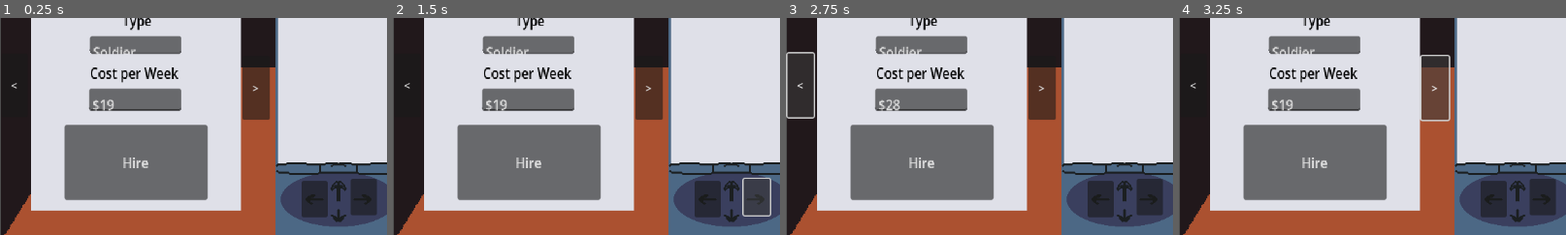
Above: before the commit, frames 1-4 (left to right).
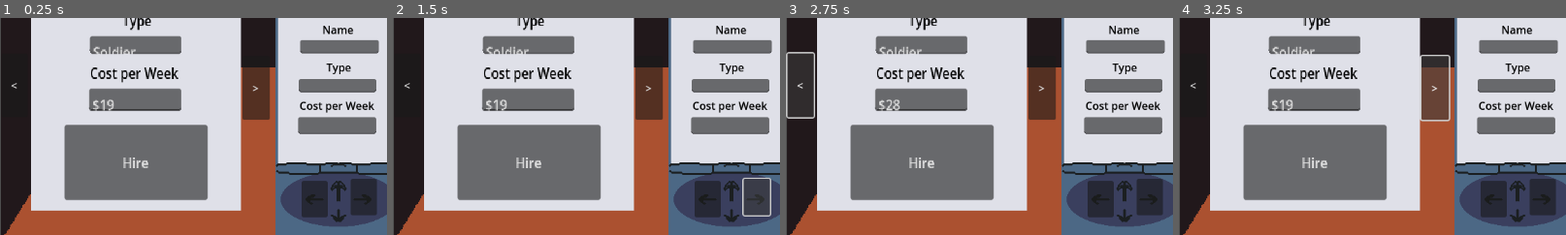
Above: after the commit, the same moments.

Repository: deruitda/ludum-dare-58
Game: Godot game, scene res://main.tscn
Two runs of this game, one before a commit and one after it. Both use one fixed random seed, a clock stepped at 60 frames per second and the inputs below.
Inputs (mouse positions are % of the whole screen's width and height, from its top left):
- Up to frame 1 (0.25 s): no input
- Up to frame 2 (1.5 s): click (41, 90) at 0.5 s; click (47, 90) at 1.25 s
- Up to frame 3 (2.75 s): click "<" at 2 s
- Up to frame 4 (3.25 s): click ">" at 2.75 s
The pictures show only the part of the screen within x 1-50%, y 48-98%; the shares and areas given below are measured in that part.

The runs differ from the first frame. In frame 1, 4.9% of the frame differs, in the area x 76-98%, y 3-54%; in frame 2, 4.9%; in frame 3, 4.9%; in frame 4, 4.9%.
Error after the commit: Out of bounds get index '-1' (on base: 'Array[Worker]') (res://desk/phone.gd:47)

Commit message:
hiring workers

Diff:
--- a/desk/phone.gd
+++ b/desk/phone.gd
@@ -1,4 +1,57 @@
 extends Sprite2D
 class_name Phone
 
-@export var worker_manager: WorkerManager
+@onready var worker_manager: WorkerManager
+
+@export var worker_screen: Control
+@export var no_worker_screen: Control
+
+@export var name_value: TextEdit
+@export var type_value: TextEdit
+@export var cost_value: TextEdit
+
+@onready var current_index: int = 0
+
+@onready var initialized: bool = false
+
+func set_worker_manager(wm: WorkerManager) -> void:
+	worker_manager = wm
+	if worker_manager.get_number_of_workers() > 0:
+		show_worker(worker_manager.get_workers()[0])
+		initialized = true
+
+	worker_manager.worker_hired.connect(on_worker_hired)
+
+
+func on_worker_hired(worker: Worker):
+	if initialized == false:
+		show_worker(worker_manager.get_workers()[0])
+		initialized = true
+
+func set_has_workers():
+	worker_screen.visible = true
+	no_worker_screen.visible = false
+
+func show_worker(worker: Worker):
+	set_has_workers()
+	name_value.text = worker.worker_name
+	type_value.text = worker.worker_type.type
+	cost_value.text = "$" + str(worker.cost_per_week)
+
+func _on_left_pressed() -> void:
+	var number_of_workers = worker_manager.get_number_of_workers()
+	if current_index == 0:
+		current_index = number_of_workers - 1
+	else:
+		current_index = current_index - 1
+	show_worker(worker_manager.get_workers()[current_index])
+
+
+
+func _on_right_pressed() -> void:
+	var number_of_workers = worker_manager.get_number_of_workers()
+	if current_index == number_of_workers - 1:
+		current_index = 0
+	else:
+		current_index = current_index + 1
+	show_worker(worker_manager.get_workers()[current_index])
--- a/desk/phone.tscn
+++ b/desk/phone.tscn
@@ -1,11 +1,17 @@
-[gd_scene load_steps=3 format=3 uid="uid://cg62p43atjvcx"]
+[gd_scene load_steps=4 format=3 uid="uid://cg62p43atjvcx"]
 
 [ext_resource type="Texture2D" uid="uid://dv1noa142snri" path="res://assets/proto/phone.png" id="1_l1i1x"]
 [ext_resource type="Script" uid="uid://ltygev2lcgig" path="res://desk/phone.gd" id="2_4jse3"]
+[ext_resource type="LabelSettings" uid="uid://djkpwc0lasqli" path="res://desk/Resumes/resume_label.tres" id="3_fo3w8"]
 
-[node name="Phone" type="Sprite2D"]
+[node name="Phone" type="Sprite2D" node_paths=PackedStringArray("worker_screen", "no_worker_screen", "name_value", "type_value", "cost_value")]
 texture = ExtResource("1_l1i1x")
 script = ExtResource("2_4jse3")
+worker_screen = NodePath("WorkerScreen")
+no_worker_screen = NodePath("NoWorkers")
+name_value = NodePath("WorkerScreen/NameValue")
+type_value = NodePath("WorkerScreen/TypeValue")
+cost_value = NodePath("WorkerScreen/CostValue")
 
 [node name="LeftButton" type="Button" parent="."]
 offset_left = -55.0
@@ -18,3 +24,80 @@
 offset_top = 88.0
 offset_right = 57.0
 offset_bottom = 142.0
+
+[node name="WorkerScreen" type="Control" parent="."]
+layout_mode = 3
+anchors_preset = 0
+offset_left = -91.0
+offset_top = -169.0
+offset_right = 93.0
+offset_bottom = 61.0
+
+[node name="NameLabel" type="Label" parent="WorkerScreen"]
+layout_mode = 0
+offset_left = 66.53846
+offset_top = 23.000006
+offset_right = 113.53846
+offset_bottom = 46.000008
+text = "Name"
+label_settings = ExtResource("3_fo3w8")
+horizontal_alignment = 1
+
+[node name="NameValue" type="TextEdit" parent="WorkerScreen"]
+layout_mode = 0
+offset_left = 34.384613
+offset_top = 49.6988
+offset_right = 151.15387
+offset_bottom = 69.72289
+
+[node name="TypeLabel" type="Label" parent="WorkerScreen"]
+layout_mode = 0
+offset_left = 68.23077
+offset_top = 78.62249
+offset_right = 115.23077
+offset_bottom = 101.62249
+text = "Type"
+label_settings = ExtResource("3_fo3w8")
+horizontal_alignment = 1
+
+[node name="TypeValue" type="TextEdit" parent="WorkerScreen"]
+layout_mode = 0
+offset_left = 31.846153
+offset_top = 107.54619
+offset_right = 146.9231
+offset_bottom = 127.5703
+
+[node name="CostLabel" type="Label" parent="WorkerScreen"]
+layout_mode = 0
+offset_left = 32.6923
+offset_top = 136.46988
+offset_right = 144.69229
+offset_bottom = 159.46988
+text = "Cost per Week"
+label_settings = ExtResource("3_fo3w8")
+
+[node name="CostValue" type="TextEdit" parent="WorkerScreen"]
+layout_mode = 0
+offset_left = 31.0
+offset_top = 165.39359
+offset_right = 146.92307
+offset_bottom = 190.6091
+
+[node name="NoWorkers" type="Control" parent="."]
+visible = false
+layout_mode = 3
+anchors_preset = 0
+offset_right = 40.0
+offset_bottom = 40.0
+
+[node name="Label" type="Label" parent="NoWorkers"]
+layout_mode = 0
+offset_left = -47.0
+offset_top = -57.0
+offset_right = 41.0
+offset_bottom = -27.0
+text = "NoWorkers"
+label_settings = ExtResource("3_fo3w8")
+
+[connection signal="button_up" from="LeftButton" to="." method="_on_left_pressed"]
+[connection signal="button_up" from="RightButton" to="." method="_on_right_pressed"]
--- a/desk/room.gd
+++ b/desk/room.gd
@@ -4,6 +4,8 @@
 @export var candidate_manager: CandidateManager
 @export var worker_manager: WorkerManager
 @export var resumes: Resumes
+@export var phone: Phone
 
 func _ready() -> void:
 	resumes.set_candidate_manager(candidate_manager)
+	phone.set_worker_manager(worker_manager)
--- a/desk/room.tscn
+++ b/desk/room.tscn
@@ -6,9 +6,10 @@
 [ext_resource type="PackedScene" uid="uid://cg62p43atjvcx" path="res://desk/phone.tscn" id="3_4is0s"]
 [ext_resource type="PackedScene" uid="uid://04sehxv1q6xu" path="res://desk/money_counter.tscn" id="4_4is0s"]
 
-[node name="Room" type="Node2D" node_paths=PackedStringArray("resumes")]
+[node name="Room" type="Node2D" node_paths=PackedStringArray("resumes", "phone")]
 script = ExtResource("1_bs3hi")
 resumes = NodePath("Resumes")
+phone = NodePath("Phone")
 
 [node name="Background" type="Sprite2D" parent="."]
 position = Vector2(579, 324.5)
--- a/main.tscn
+++ b/main.tscn
@@ -9,8 +9,9 @@
 script = ExtResource("1_3fcf7")
 candidate_manager = NodePath("CandidateManager")
 
-[node name="Room" parent="." node_paths=PackedStringArray("candidate_manager") instance=ExtResource("2_1bvp3")]
+[node name="Room" parent="." node_paths=PackedStringArray("candidate_manager", "worker_manager") instance=ExtResource("2_1bvp3")]
 candidate_manager = NodePath("../CandidateManager")
+worker_manager = NodePath("../WorkerManager")
 
 [node name="Button" type="Button" parent="."]
 offset_left = 951.0
--- a/managers/worker_manager.gd
+++ b/managers/worker_manager.gd
@@ -1,13 +1,16 @@
 extends Node
+class_name WorkerManager
 
-class_name WorkerManager
 @export var candidate_manager: CandidateManager
+
+signal worker_hired(worker: Worker)
 
 func _ready() -> void:
 	candidate_manager.worker_hired.connect(hire_worker)
 
 func hire_worker(worker: Worker) -> void:
 	add_child(worker)
+	worker_hired.emit(worker)
 
 func get_workers() -> Array[Worker]:
 	var return_array: Array[Worker]
@@ -15,3 +18,6 @@
 		if child is Worker:
 			return_array.append(child as Worker)
 	return return_array
+
+func get_number_of_workers() -> int:
+	return get_child_count()
